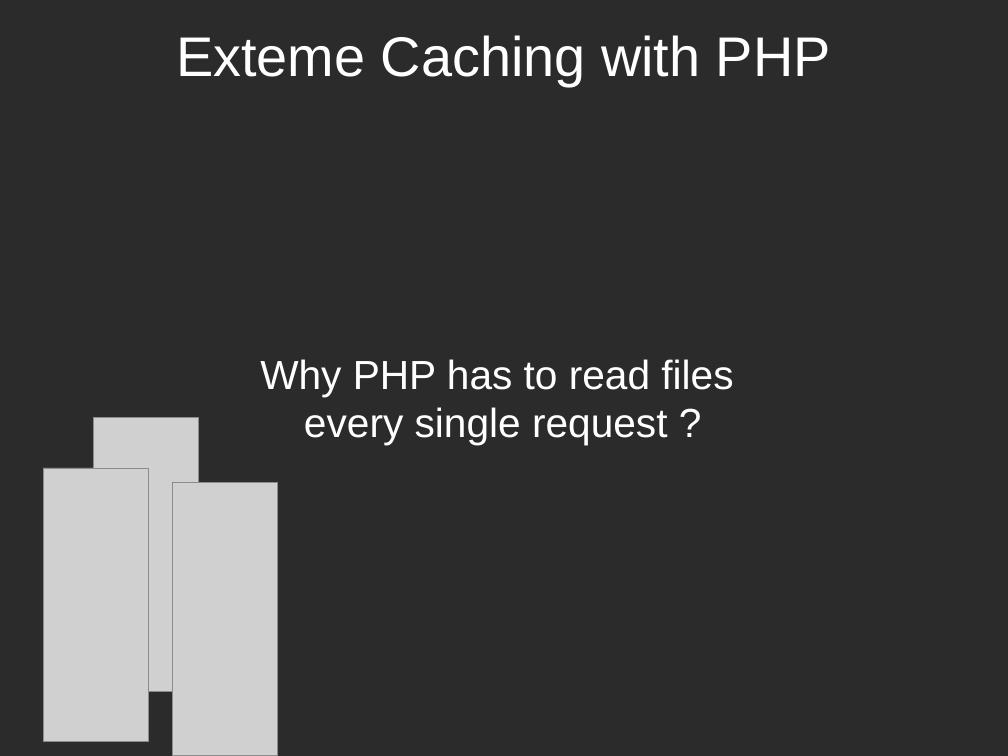
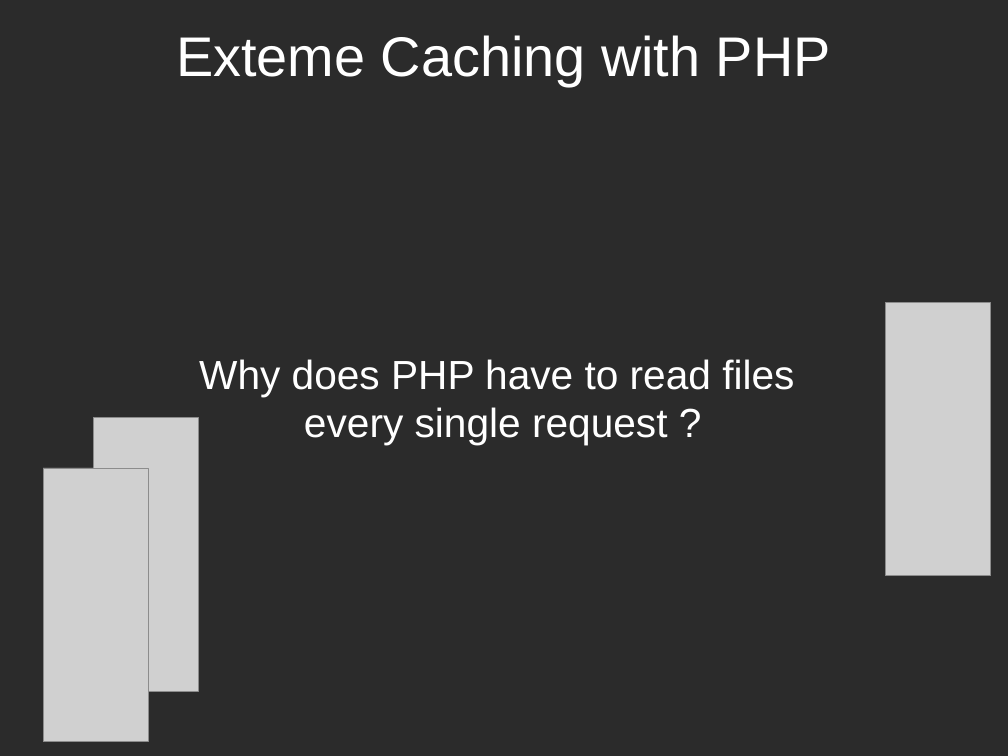
Before and after one commit to piotrmiazga/extreme_caching, a slide deck: slide 15 of presentation.odp (slide 14 before the commit). Drawn at 1008x756 pixels with LibreOffice and Linux fonts; fonts in the diff are those of the drawing; grey boxes stand for pictures; background and template pictures are left out; a plain dark background stands for a picture behind light text. Boxes give left, top, right and bottom in pixels: in the first picture for what was removed or moved away, otherwise in the second. Text is boxed around its words. In the diff, an @@ line names an element or a change of style, - is before the commit and + after.

```diff
--- a/presentation.odp
+++ b/presentation.odp
@@ picture: place and size @@
-picture at <box>173,483,278,756</box>
+picture at <box>886,303,992,576</box>
@@ text at <box>199,359,794,445</box>: text changed @@
-Why PHP has to read files
-every single request ?
+Why does PHP have to read files
+every single request ?
```
Also in this commit, not shown: 28 other slides changed, 12 slides added, 5 other files.
